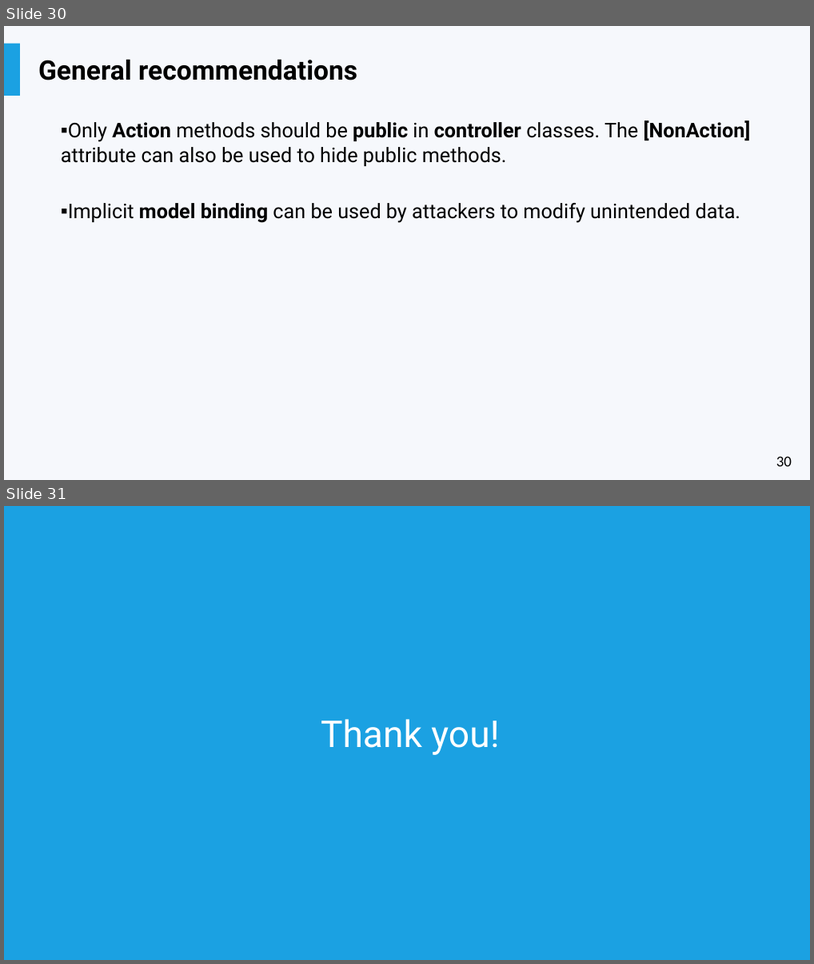
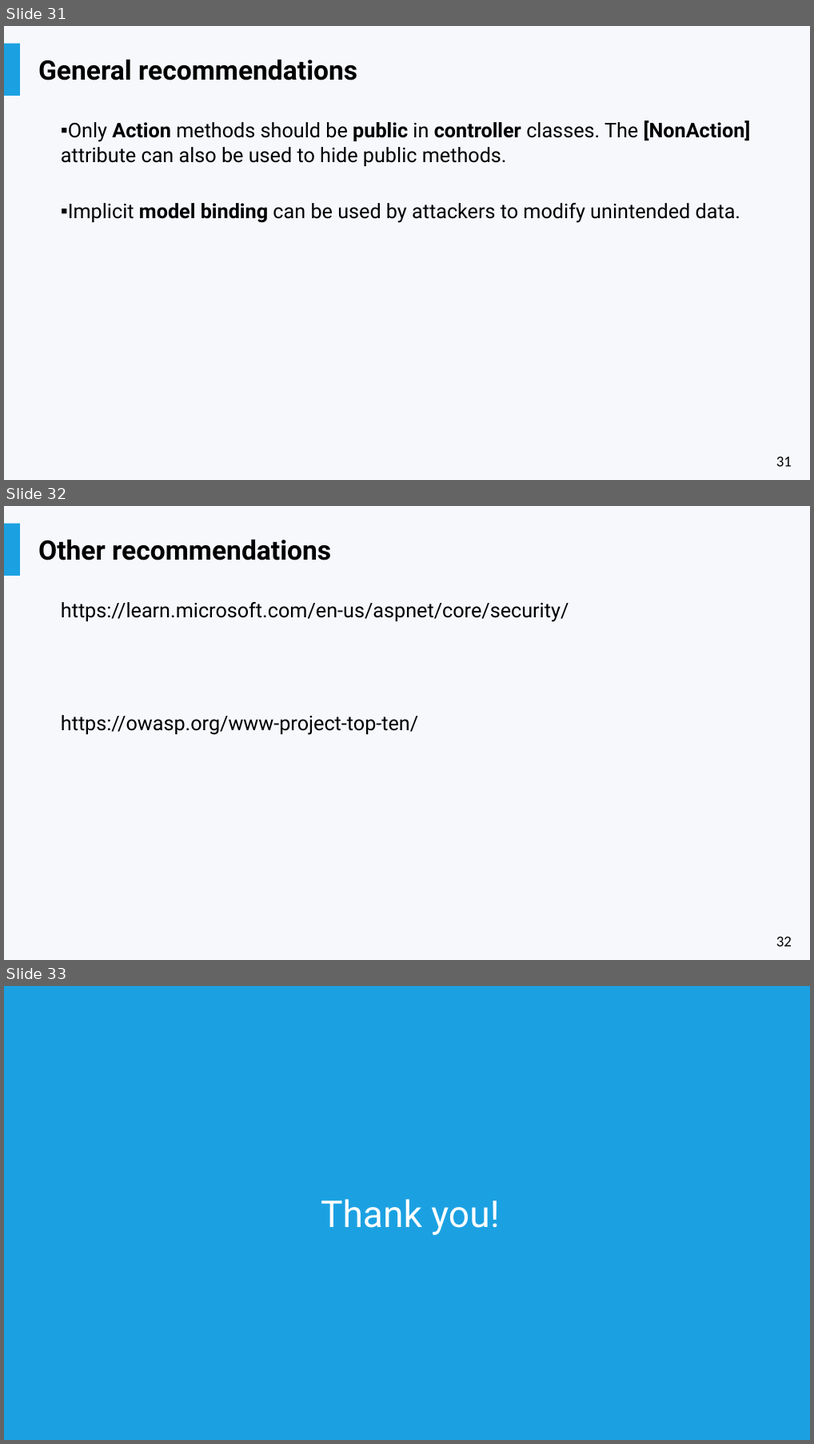
Before and after one commit to liviucotfas/ase-web-and-cloud-applications-security, a slide deck: Presentation ASPNET - Part III.pptx. Shown one above the other, each under a label of ours: slides 30 and 31 before the commit, slides 31, 32 and 33 after it. The pictures are 814x964 and 814x1444 pixels, drawn with LibreOffice and Linux fonts; fonts in the diff are those of the drawing. Boxes give left, top, right and bottom in pixels: in the first picture for what was removed or moved away, otherwise in the second. Text is boxed around its words. In the diff, an @@ line names an element or a change of style, - is before the commit and + after.

```diff
--- a/Presentation ASPNET - Part III.pptx
+++ b/Presentation ASPNET - Part III.pptx
@@ slide 32 added at (4,506,810,960), background #F6F8FC; not listed: 2 template elements that a slide beside it also shows @@
@@ title added at (38,539,331,560), 32 pt, text #000000, bold @@
+Other recommendations
@@ text added at (61,602,569,735), 24 pt, text #000000 @@
+https://learn.microsoft.com/en-us/aspnet/core/security/
+https://owasp.org/www-project-top-ten/
@@ what was slide 30 is now slide 31 @@
@@ page number at (777,456,792,466): text changed @@
-30
+31
@@ what was slide 31 is now slide 33 @@
```
Also in this commit, not shown: 1 other slide added.
